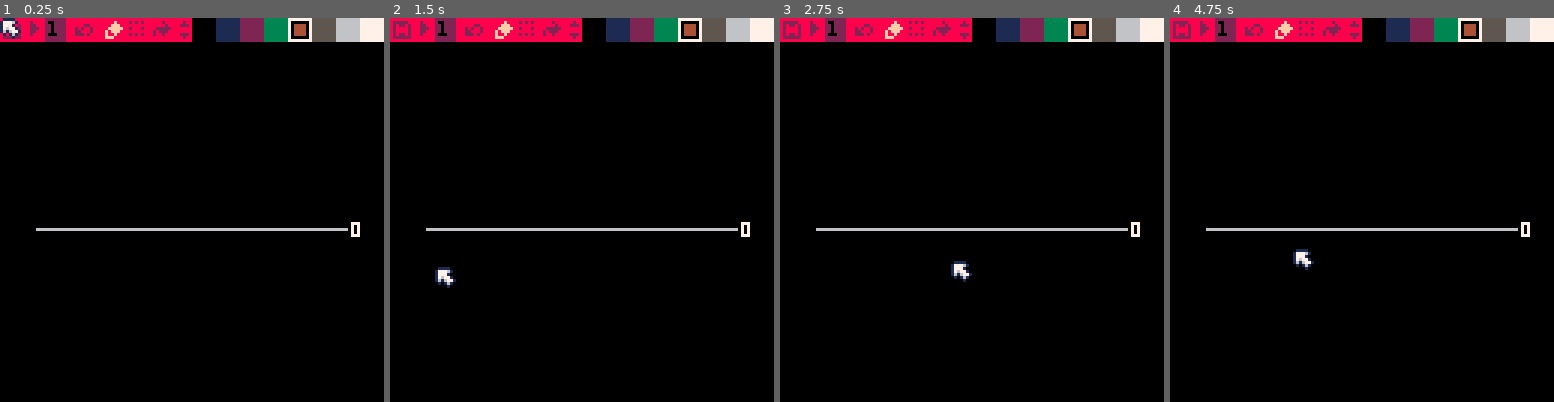
Above: before the commit, frames 1-4 (left to right).
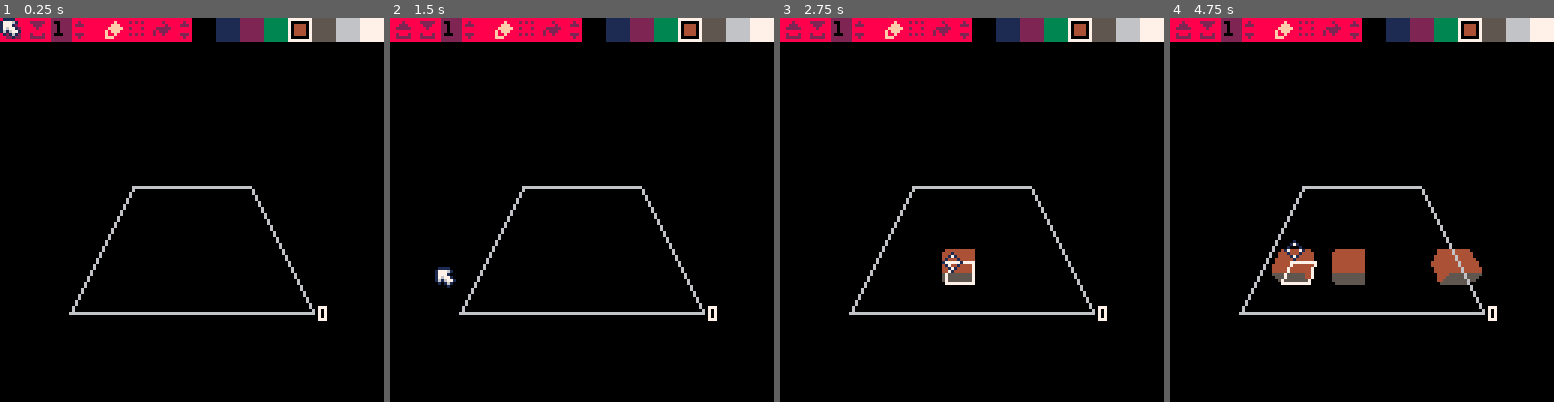
Above: after the commit, the same moments.

Repository: freds72/daggers
Game: PICO-8 cartridge carts/editor.p8
Two runs of this game, one before a commit and one after it. Both use one fixed random seed, a clock stepped at 60 frames per second and the inputs below.
Inputs (mouse positions are in pixels of both pictures, inside the frame that each line leads up to):
- Up to frame 1 (0.25 s): no input
- Up to frame 2 (1.5 s): tap X (X key) at 0.33, 1.07 s; click (670, 121) at 0.67 s; click (436, 267) at 1.22 s
- Up to frame 3 (2.75 s): click (887, 114) at 1.77 s; tap X (X key) at 1.85 s; click (952, 259) at 2.32 s
- Up to frame 4 (4.75 s): click (1404, 106) at 2.87 s; tap X (X key) at 2.97, 4.08 s; click (1465, 256) at 3.42 s; click (1231, 102) at 3.97 s; click (1292, 248) at 4.52 s

The runs differ from the first frame. In frame 1, 2.5% of the frame differs, in the area x 0-94%, y 0-79%; in frame 2, 2.6%; in frame 3, 3.4%; in frame 4, 5.2%.

Commit message:
added basic save/load

Diff:
--- a/carts/ui.lua
+++ b/carts/ui.lua
@@ -105,6 +105,14 @@
             })
         end
         kstate=keys
+
+        -- drag&drop?
+        if stat(120) then
+            win:onmessage({
+                name="ondrop",
+                address=0x800
+            })
+        end
     end
     _draw=function()
         cls(clear)
--- a/carts/voxel_editor.lua
+++ b/carts/voxel_editor.lua
@@ -404,7 +404,7 @@
 
 -- custom ui elements
 function make_voxel_editor()
-	local yangle,zangle=-0.25,0
+	local yangle,zangle=-0.125,0
 	local dyangle,dzangle=0,0
 
     local layer=0
@@ -428,12 +428,12 @@
     end
     return is_window({
         draw=function(self)
+            -- todo: layer offset by +0 +1 if camera is under
             local r=self.rect
             clip(r.x,r.y,r.w,r.h)
             draw_grid(cam)
 
             -- draw layer selection
-
             local pts={}
             for i,p in pairs(quad) do
                 p=v_scale(p,_grid_size)
@@ -451,9 +451,32 @@
                 x0,y0,w0=x1,y1,w1
             end
             if(ymax) print(layer,xmax+2,ymax-2,7)
+
+            -- draw cursor if any
+            if current_voxel then
+                local pts={}
+                for i,p in pairs(quad) do
+                    p=v_add(p,current_voxel.origin)
+                    p[3] = layer
+                    pts[i]=p
+                end
+                --fillp(0xa5a5.8)
+                local p0=pts[4]
+                local x0,y0,w0=cam:project(p0)
+                for i=1,4 do
+                    local p1=pts[i]
+                    local x1,y1,w1=cam:project(p1)
+                    if(w1 and x1>xmax) xmax,ymax=x1,y1
+                    if(w1 and w0) line(x0,y0,x1,y1,7)
+                    x0,y0,w0=x1,y1,w1
+                end
+                fillp()
+            end
+
             clip()
         end,
         mousemove=function(self,msg)
+            local rotation_mode
             if msg.mmb then
                 poke(0x5f2d, 0x1+0x4)
                 -- hide cursor
@@ -462,6 +485,8 @@
                 })
                 dyangle+=msg.mdy
                 dzangle-=msg.mdx
+                rotation_mode=true
+                current_voxel=nil
             else
                 poke(0x5f2d, 0x1)
             end
@@ -478,46 +503,48 @@
             cam:control({xyz,xyz,layer},yangle,zangle,_grid_size)
 
             -- selection
-            local ti,tj=cam:unproject(msg.mx,msg.my)
-            local fwd,right,up=cam.fwd,cam.right,cam.up
-            local target=v_add(cam.pos,fwd,-1)
-            target=v_add(target,right,ti)
-            target=v_add(target,up,tj)
-            --local origin=v_clone(cam.pos)
-
-            local d=make_v(cam.pos,target)
-            local n,l=v_normz(d)
-            local ray={
-                origin=cam.pos,
-                target=target,
-                dir=n,
-                len=16}
-
-            local grid={}
-            for i=0,_grid_size-1 do
-                for j=0,_grid_size-1 do
-                    grid[i>>16|j>>8|layer]=true
-                end
-            end
-
-            current_voxel=voxel_traversal(ray,_grid_size,grid)
-
-            if current_voxel then
-                local o=current_voxel.origin
-                local idx=o[1]>>16|o[2]>>8|o[3]
-                self:send({
-                    name="cursor",
-                    cursor="aim"
-                })
-                if msg.lmbp then
-                    -- click!
-                    local col=_editor_state.selected_color
-                    -- previous state for undo
-                    add(undo_stack,{idx=idx,col=_grid[idx] or _sprite_grid[idx] or 0})
-                    apply(idx,col)
-                elseif msg.rmbp then
-
-                    _editor_state.selected_color=_grid[idx] or _sprite_grid[idx] or 0
+            if not rotation_mode then
+                local ti,tj=cam:unproject(msg.mx,msg.my)
+                local fwd,right,up=cam.fwd,cam.right,cam.up
+                local target=v_add(cam.pos,fwd,-1)
+                target=v_add(target,right,ti)
+                target=v_add(target,up,tj)
+                --local origin=v_clone(cam.pos)
+
+                local d=make_v(cam.pos,target)
+                local n,l=v_normz(d)
+                local ray={
+                    origin=cam.pos,
+                    target=target,
+                    dir=n,
+                    len=16}
+
+                local grid={}
+                for i=0,_grid_size-1 do
+                    for j=0,_grid_size-1 do
+                        grid[i>>16|j>>8|layer]=true
+                    end
+                end
+
+                current_voxel=voxel_traversal(ray,_grid_size,grid)
+
+                if current_voxel then
+                    local o=current_voxel.origin
+                    local idx=o[1]>>16|o[2]>>8|o[3]
+                    self:send({
+                        name="cursor",
+                        cursor="aim"
+                    })
+                    if msg.lmbp then
+                        -- click!
+                        local col=_editor_state.selected_color
+                        -- previous state for undo
+                        add(undo_stack,{idx=idx,col=_grid[idx] or _sprite_grid[idx] or 0})
+                        apply(idx,col)
+                    elseif msg.rmbp then
+
+                        _editor_state.selected_color=_grid[idx] or _sprite_grid[idx] or 0
+                    end
                 end
             end
         end,
@@ -527,6 +554,44 @@
             local prev=undo_stack[#undo_stack]
             undo_stack[#undo_stack]=nil
             apply(prev.idx,prev.col)
+        end,
+        save=function(self,msg)
+            -- get size
+            local mem,size=0x4,0
+            local function poke_coords(idx,col)
+                poke4(mem,idx|col<<8)
+                mem+=4
+            end
+            for idx,col in pairs(_grid) do
+                size+=1
+                poke_coords(idx,col)
+            end
+            for idx,col in pairs(_sprite_grid) do
+                size+=1
+                poke_coords(idx,col)
+            end
+            poke4(0x0,size)
+            cstore(0,0,(size+1)*4,msg.filename)
+            reload()
+        end,
+        load=function(self,msg)
+            _grid={}
+            _sprite_grid={}
+            undo_stack={}
+            reload(0,0,0x4300,msg.filename)
+            local mem,size=0x4,peek4(0x0)
+            for i=1,size do
+                local v=peek4(mem)
+                local idx=v&0x00ff.ffff
+                local col=(v&0xff00)>>>8
+                if col>15 then
+                    _sprite_grid[idx]=col
+                else
+                    _grid[idx]=col
+                end
+                mem+=4
+            end
+            reload()
         end
     })
 end
@@ -552,22 +617,34 @@
         _editor_state.selected_color=min(#pickers-1,_editor_state.selected_color+8)
     end)),60,4,3,4)
 
+    -- load
+    _main:add(make_button(17,binding(function()
+        _main:send({
+            name="load",
+            filename="level_".._editor_state.level..".p8"
+        })
+    end)),1,0,7)
     -- save
-    _main:add(make_button(16,binding(function() end)),1,0,7)
-    -- play
-    _main:add(make_button(17,binding(function() end)),9,0)
+    _main:add(make_button(16,binding(function()
+        _main:send({
+            name="save",
+            filename="level_".._editor_state.level..".p8"
+        })
+    end)),9,0)
     -- level id
-    _main:add(make_static(2,binding(_editor_state,"level")),15,0,6,7)
+    _main:add(make_static(2,binding(_editor_state,"level")),17,0,6,7)
+    -- +-
+    _main:add(make_button(21,binding(function()
+        _editor_state.level=mid(_editor_state.level+1,1,9)
+    end)),25,0,3,4)
+    _main:add(make_button(22,binding(function()
+        _editor_state.level=mid(_editor_state.level-1,1,9)
+    end)),25,4,3,4)
+
     -- edit/select/fill
     for i,s in ipairs({19,18,20}) do
         _main:add(make_radio_button(s,i,binding(_editor_state,"edit_mode")),27+i*8,0,6)
     end
-    -- undo
-    _main:add(make_button(3,binding(function()
-        _main:send({
-            name="undo"
-        })
-    end)),25,0,6)
 
     -- main editor
     _main:add(make_voxel_editor(),0,8,127,119)
Not shown, changed: 135 lines of the sprite sheet (__gfx__) section of carts/editor.p8
Not shown, changed: the thumbnail (__label__) section of carts/editor.p8
